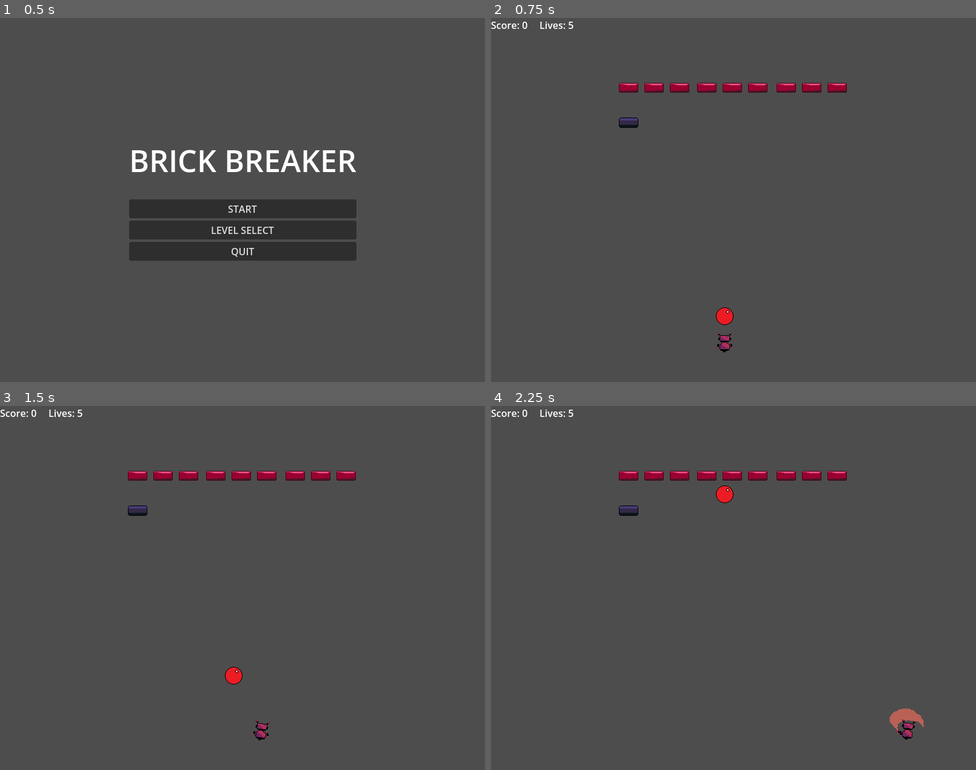
Above: before the commit, frames 1-4 (two rows, left to right).
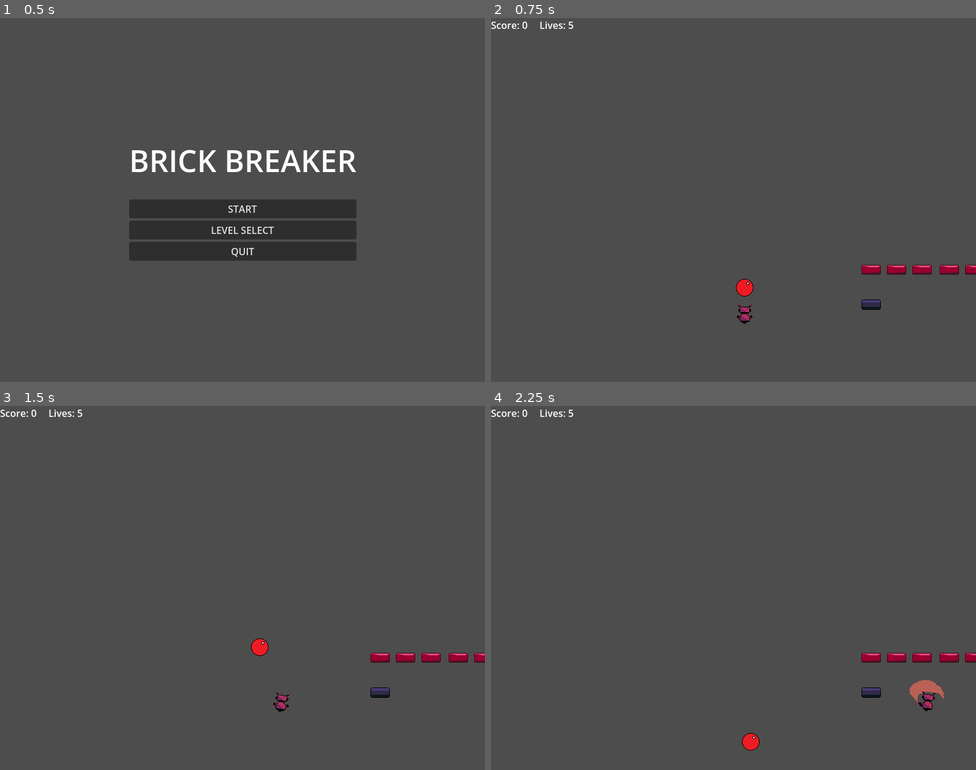
Above: after the commit, the same moments.

Repository: ccavalcanti11/godot_brick_breaker
Game: Godot game, scene res://scenes/MainMenu.tscn
Two runs of this game, one before a commit and one after it. Both use one fixed random seed, a clock stepped at 60 frames per second and the inputs below.
Inputs:
- Up to frame 1 (0.5 s): no input
- Up to frame 2 (0.75 s): click "START" at 0.5 s
- Up to frame 3 (1.5 s): hold D (move_right) from 1.28 s (still down); tap Space (launch_ball) at 1.35 s
- Up to frame 4 (2.25 s): release D (move_right) at 2.03 s; hold A (move_left) from 2.03 s (still down); tap F (player_hit) at 2.1 s

Frame 1 is identical in both runs. In frame 2, 2.1% of the frame differs, in the area x 26-100%, y 17-92%; in frame 3, 2.1%; in frame 4, 2.6%, in the area x 26-100%, y 17-95%.

Commit message:
feat: adding a camera and camera shake effects

Diff:
--- a/brickbreaker/scenes/Game.tscn
+++ b/brickbreaker/scenes/Game.tscn
@@ -9,16 +9,17 @@
 [node name="Game" type="Node2D"]
 script = ExtResource("1_s0nni")
 
+[node name="Camera2D" type="Camera2D" parent="."]
+position = Vector2(0, 0)
+
 [node name="UI" parent="." instance=ExtResource("1_78awf")]
 
 [node name="Player" parent="." instance=ExtResource("1_ibkli")]
-position = Vector2(385, 551)
+position = Vector2(0, 204)
 
 [node name="LevelContainer" type="Node" parent="."]
-
-[node name="LevelBoundaries" parent="LevelContainer" instance=ExtResource("2_qbsmt")]
 
 [node name="BallContainer" type="Node" parent="."]
 
 [node name="Ball" parent="BallContainer" instance=ExtResource("4_s0nni")]
-position = Vector2(374, 470)
+position = Vector2(0, 121)
--- a/brickbreaker/scripts/game.gd
+++ b/brickbreaker/scripts/game.gd
@@ -14,7 +14,7 @@
 
 # Camera shake variables
 var shake_intensity: float = 0.0
-var shake_decay: float = 5.0
+var shake_decay: float = 15.0  # Higher = faster decay
 var camera_original_position: Vector2 = Vector2.ZERO
 
 func _ready() -> void:
@@ -25,6 +25,9 @@
 	# Store original camera position for shake effect
 	if camera:
 		camera_original_position = camera.position
+		print("Camera found: ", camera.name)
+	else:
+		print("WARNING: No camera found for shake effect!")
 
 	GameManager.lives_updated.connect(ui.update_lives)
 	GameManager.score_updated.connect(ui.update_score)
@@ -161,6 +164,7 @@
 		return
 
 	if shake_intensity > 0:
+		print_debug("Shaking camera with intensity: ", shake_intensity)
 		# Generate random offset based on intensity
 		var offset = Vector2(
 			randf_range(-shake_intensity, shake_intensity),
@@ -176,4 +180,5 @@
 
 func _on_weapon_impact(hit_strength: float):
 	"""Called when weapon hits the ball - triggers screen shake"""
+	print_debug("Weapon impact received with strength: ", hit_strength)
 	shake_camera(hit_strength)
--- a/brickbreaker/scripts/player.gd
+++ b/brickbreaker/scripts/player.gd
@@ -27,7 +27,7 @@
 @export var hitstop_duration: float = 0.08 # Brief freeze on impact
 @export var impact_scale_amount: float = 1.15 # How much to scale up on impact
 @export var impact_scale_duration: float = 0.12 # Duration of scale effect
-@export var shake_intensity: float = 8.0 # Camera shake intensity on hit
+@export var shake_intensity: float = 3.0 # Camera shake intensity on hit
 
 var _hit_time_left: float = 0.0
 var _cooldown_left: float = 0.0
